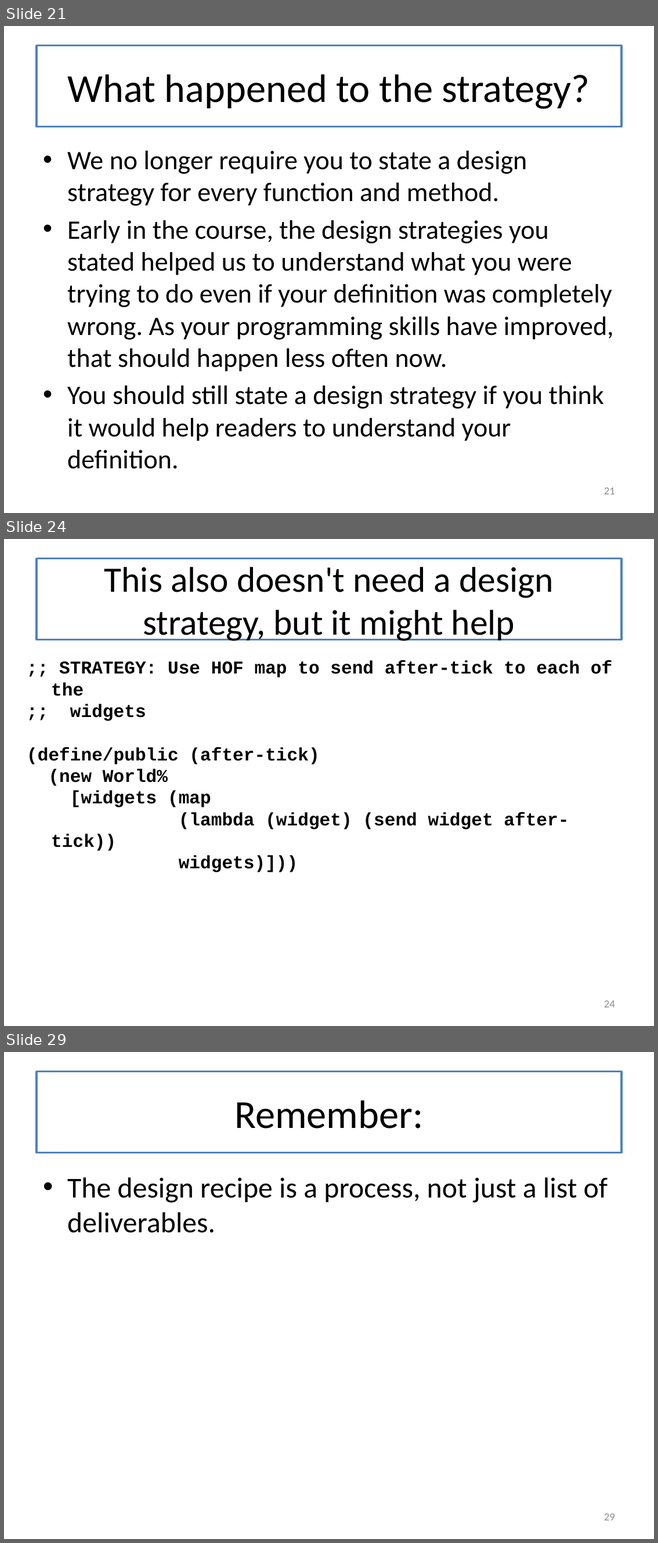
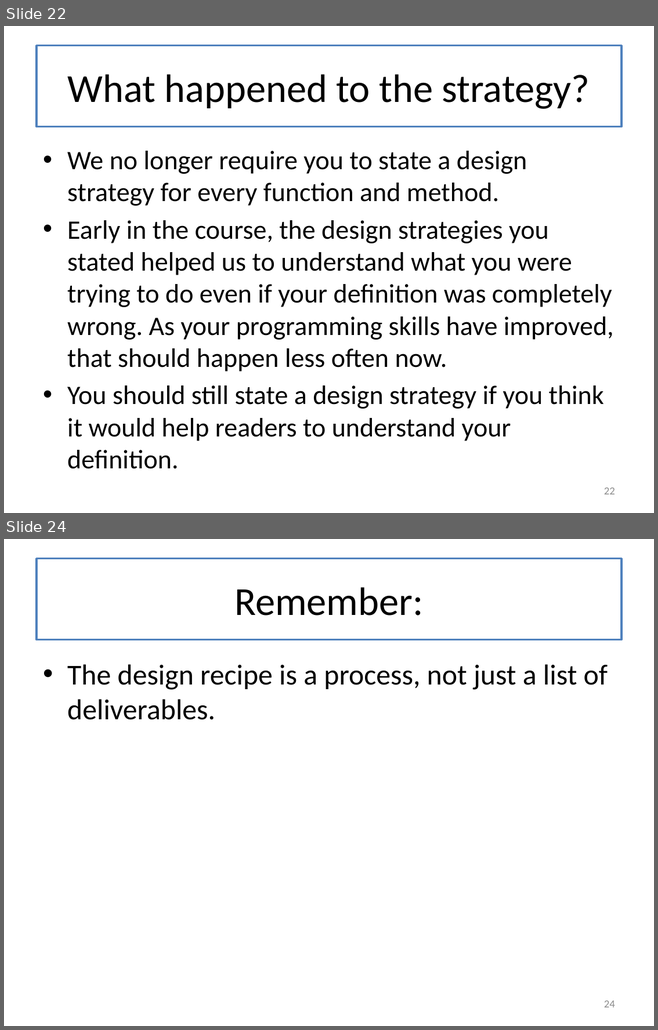
Before and after one commit to mwand/cs5010f17, a slide deck: Slides/Lesson 9.5 The Design Recipe Using Classes.pptx. Shown one above the other, each under a label of ours: slides 21, 24 and 29 before the commit, slides 22 and 24 after it; the slides between them are not shown. The pictures are 658x1543 and 658x1030 pixels, drawn with LibreOffice and Linux fonts; fonts in the diff are those of the drawing. Boxes give left, top, right and bottom in pixels: in the first picture for what was removed or moved away, otherwise in the second. Text is boxed around its words. In the diff, an @@ line names an element or a change of style, - is before the commit and + after.

```diff
--- a/Slides/Lesson 9.5 The Design Recipe Using Classes.pptx
+++ b/Slides/Lesson 9.5 The Design Recipe Using Classes.pptx
@@ slide 24 removed at bbox=[4, 539, 654, 1026], background #FFFFFF @@
@@ title removed at bbox=[36, 559, 621, 640] @@
-This also doesn't need a design strategy, but it might help
@@ text removed at bbox=[27, 661, 612, 873] @@
-;; STRATEGY: Use HOF map to send after-tick to each of the
-;; widgets
-(define/public (after-tick)
-(new World%
-[widgets (map
-(lambda (widget) (send widget after-tick))
-widgets)]))
@@ page number removed at bbox=[604, 1001, 615, 1008] @@
-24
@@ what was slide 21 is now slide 22 @@
@@ page number at bbox=[604, 488, 615, 495]: text changed @@
-21
+22
@@ what was slide 29 is now slide 24 @@
@@ page number at bbox=[604, 1001, 615, 1008]: text changed @@
-29
+24
```
Also in this commit, not shown: 4 slides changed, 1 slide added, 5 other slides removed, 3 other files.
